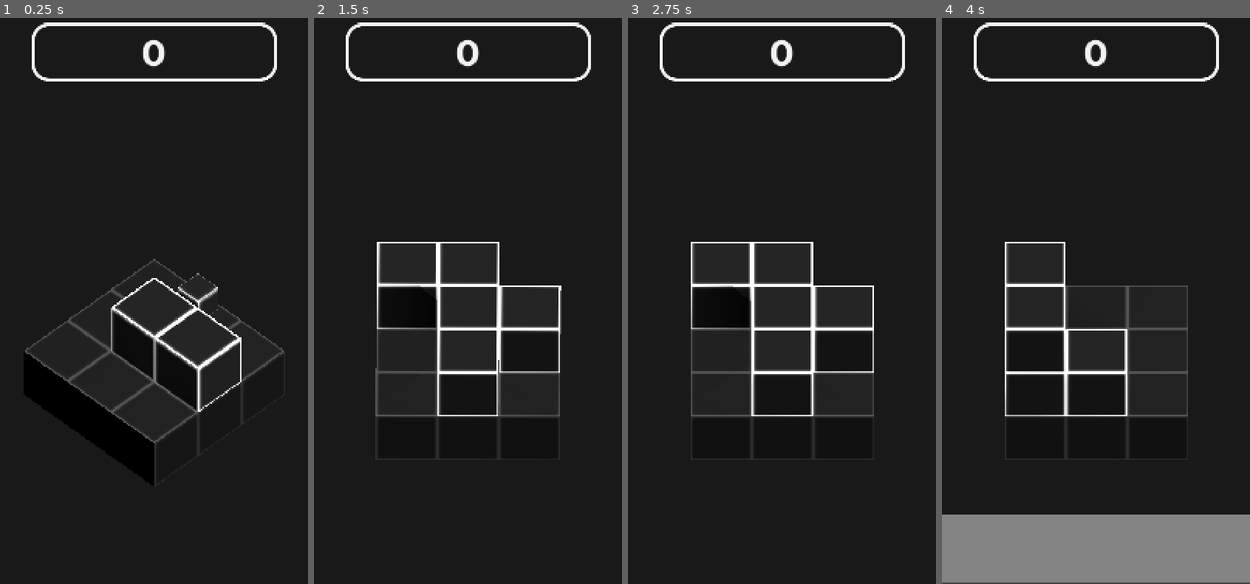
Above: before the commit, frames 1-4 (left to right).
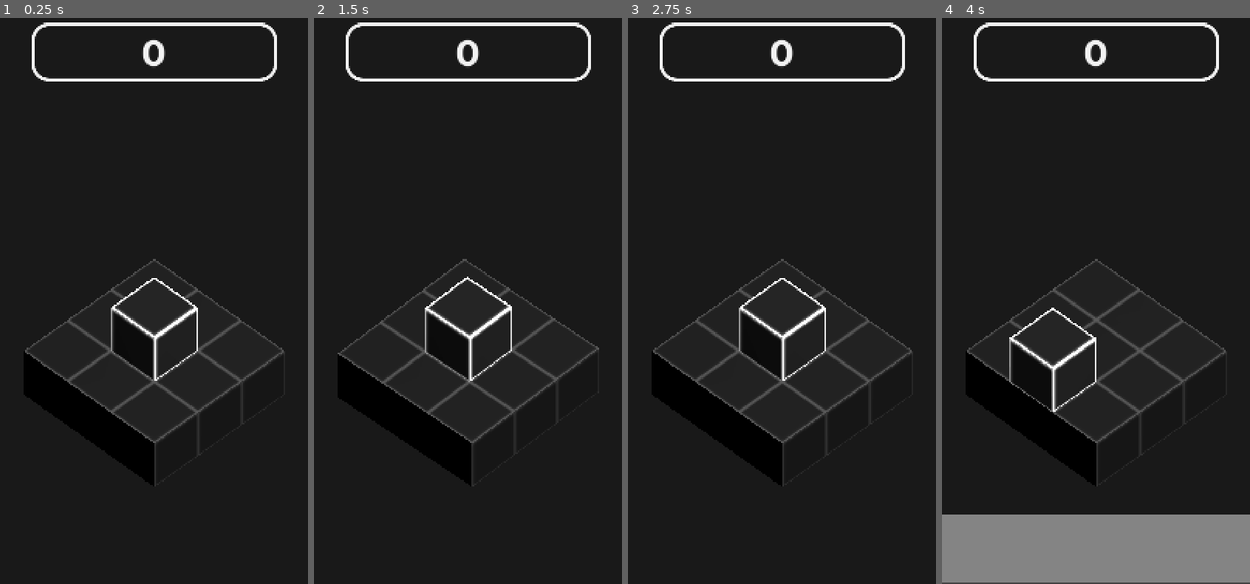
Above: after the commit, the same moments.

Repository: DoxX069/BlockBoxGodot
Game: Godot game, scene res://scenes/game.tscn
Two runs of this game, one before a commit and one after it. Both use one fixed random seed, a clock stepped at 60 frames per second and the inputs below.
Inputs (mouse positions are in pixels of both pictures, inside the frame that each line leads up to):
- Up to frame 1 (0.25 s): no input
- Up to frame 2 (1.5 s): move the mouse to (535, 261) at 0.52 s; press the mouse at (535, 261) at 0.53 s; tap Enter at 1.25 s; move the mouse to (406, 317) at 1.27 s; release the mouse at (406, 317) at 1.28 s; click (406, 317) at 1.35 s
- Up to frame 3 (2.75 s): tap Space at 2 s; move the mouse to (812, 159) at 2.02 s; press the mouse at (812, 159) at 2.03 s
- Up to frame 4 (4 s): tap Enter at 2.75 s; move the mouse to (1080, 408) at 2.77 s; release the mouse at (1080, 408) at 2.78 s; click (1080, 408) at 2.85 s; move the mouse to (1188, 374) at 3.52 s; press the mouse at (1188, 374) at 3.53 s

The runs differ from the first frame. In frame 1, 1.3% of the frame differs, in the area x 50-79%, y 45-70%; in frame 2, 7.4%, in the area x 7-93%, y 39-83%; in frame 3, 7.3%; in frame 4, 5.8%.

Commit message:
adding blocks

Diff:
--- a/project.godot
+++ b/project.godot
@@ -31,11 +31,6 @@
 
 project/assembly_name="BlockBox"
 
-[editor]
-
-version_control/plugin_name="GitPlugin"
-version_control/autoload_on_startup=true
-
 [gui]
 
 theme/custom="uid://dptnmxdt7dlk6"
@@ -45,6 +40,11 @@
 drag={
 "deadzone": 0.2,
 "events": [Object(InputEventMouseButton,"resource_local_to_scene":false,"resource_name":"","device":-1,"window_id":0,"a …(253 unchanged characters)…
+]
+}
+right_click={
+"deadzone": 0.2,
+"events": [Object(InputEventMouseButton,"resource_local_to_scene":false,"resource_name":"","device":-1,"window_id":0,"alt_pressed":false,"shift_pressed":false,"ctrl_pressed":false,"meta_pressed":false,"button_mask":2,"position":Vector2(1232, 20),"global_position":Vector2(1232, 77),"factor":1.0,"button_index":2,"canceled":false,"pressed":true,"double_click":false,"script":null)
 ]
 }
 
--- a/scripts/Block/block_manager.gd
+++ b/scripts/Block/block_manager.gd
@@ -15,15 +15,17 @@
 signal data_saved
 signal data_loaded
 
-var block_pos_ready := false
-
-@export var number_of_blocks: int = 5
+
+
+var number_of_blocks: int = 1
 
 @export var task_blocks: Node3D
 @export var build_blocks: Node3D
 
 @onready var block_scene: PackedScene = preload("res://scenes/Block/block.tscn")
 
+var current_inst: Block
+var current_inst_pos: Vector3
 var block_inst: Array = []
 var task_block_pos: Array = []
 var build_block_pos: Array = []
@@ -47,13 +49,50 @@
 # States
 
 func enter_state_new_block() ->void:
-	create_block_pos(number_of_blocks)
-	instantiate_block(number_of_blocks)
-	make_task_block()
-	spawn_animation()
+	task_block_pos.clear()
+	build_block_pos.clear()
+	task_valid_pos = [
+		Vector3(0,1,0),
+		Vector3(-1,1,0),Vector3(1,1,0),
+		Vector3(0,1,-1),Vector3(0,1,1),
+		Vector3(-1,1,-1),Vector3(1,1,1),
+		Vector3(1,1,-1),Vector3(-1,1,1)
+		]
+
+	build_valid_pos = [
+		Vector3(0,1,0),
+		Vector3(-1,1,0),Vector3(1,1,0),
+		Vector3(0,1,-1),Vector3(0,1,1),
+		Vector3(-1,1,-1),Vector3(1,1,1),
+		Vector3(1,1,-1),Vector3(-1,1,1)
+	]
+	for i in number_of_blocks:
+		create_block_pos()
+		instantiate_block()
+		spawn_animation()
+
+	print(" --- Task Blocks --- ")
+	for pos in task_block_pos:
+		print(pos)
+	print(" --- Build Blocks --- ")
+	for pos in build_block_pos:
+		print(pos)
 
 
 func state_new_block() ->void:
+	if swipe_up:
+		number_of_blocks += 1
+		create_block_pos()
+		instantiate_block()
+		spawn_animation()
+		swipe_up = false
+		print(" --- Task Blocks --- ")
+		for pos in task_block_pos:
+			print(pos)
+		print(" --- Build Blocks --- ")
+		for pos in build_block_pos:
+			print(pos)
+
 	if swipe_down:
 		state_machine.change_state(state_build)
 		swipe_down = false
@@ -139,6 +178,7 @@
 
 
 func leave_state_loose() ->void:
+	number_of_blocks = 1
 	remove_block()
 
 
@@ -152,42 +192,47 @@
 
 func make_task_block() ->void:
 	dragging_disabled = true
-	var counter := 0
+	var i := 0
 	for inst:Block in block_inst:
 		inst.collision_layer = 4
 		inst.collision_mask = 4 | 2
 		inst.is_task_block = true
 		inst.is_build_block = false
 		var current_tween := get_tree().create_tween().set_ease(Tween.EASE_IN_OUT).set_trans(Tween.TRANS_EXPO)
-		current_tween.tween_property(inst,"position",task_block_pos[counter],0.2)
-		counter += 1
+		current_tween.tween_property(inst,"position",task_block_pos[i],0.2)
+		i += 1
 	dragging_disabled = false
 
 
 func make_build_block() ->void:
 	dragging_disabled = true
-	var counter := 0
+	var i := 0
 	for inst:Block in block_inst:
 		inst.collision_layer = 1
 		inst.collision_mask = 1 | 2
 		inst.is_task_block = false
 		inst.is_build_block = true
 		var current_tween := get_tree().create_tween().set_ease(Tween.EASE_IN_OUT).set_trans(Tween.TRANS_EXPO)
-		current_tween.tween_property(inst,"position",build_block_pos[counter],0.2)
-		counter += 1
+		current_tween.tween_property(inst,"position",build_block_pos[i],0.2)
+		i += 1
 	dragging_disabled = false
 
 
-func instantiate_block(amount: int) ->void:
-	if block_pos_ready:
-		for i in amount:
-			# Task Block
-			update_task_valid_pos()
-			var instance: Block = block_scene.instantiate()
-			self.add_child(instance)
-			instance.name = "Block"+str(i)
-			instance.block_mesh.scale = Vector3(0,0,0)
-			block_inst.append(instance)
+func instantiate_block() ->void:
+	dragging_disabled = true
+	# Task Block
+	update_task_valid_pos()
+	var instance: Block = block_scene.instantiate()
+	self.add_child(instance)
+	instance.block_mesh.scale = Vector3(0,0,0)
+	instance.collision_layer = 4
+	instance.collision_mask = 4 | 2
+	instance.is_task_block = true
+	instance.is_build_block = false
+	instance.position = current_inst_pos
+	block_inst.append(instance)
+	current_inst = instance
+	dragging_disabled = false
 
 
 func remove_block() ->void:
@@ -197,13 +242,12 @@
 
 
 func spawn_animation() ->void:
-	for inst:Block in block_inst:
-		dragging_disabled = true
-		var current_tween := get_tree().create_tween().set_ease(Tween.EASE_OUT).set_trans(Tween.TRANS_SPRING)
-		current_tween.tween_property(inst.block_mesh,"scale",Vector3(1,1,1),0.1)
-		await current_tween.finished
-		current_tween.kill()
-		dragging_disabled = false
+	dragging_disabled = true
+	var current_tween := get_tree().create_tween().set_ease(Tween.EASE_OUT).set_trans(Tween.TRANS_SPRING)
+	current_tween.tween_property(current_inst.block_mesh,"scale",Vector3(1,1,1),0.1)
+	await current_tween.finished
+	current_tween.kill()
+	dragging_disabled = false
 
 
 func despawn_animation() ->void:
@@ -216,40 +260,17 @@
 		dragging_disabled = false
 
 
-func create_block_pos(amount:int) ->void:
-	task_block_pos.clear()
-	task_valid_pos = [
-		Vector3(0,1,0),
-		Vector3(-1,1,0),Vector3(1,1,0),
-		Vector3(0,1,-1),Vector3(0,1,1),
-		Vector3(-1,1,-1),Vector3(1,1,1),
-		Vector3(1,1,-1),Vector3(-1,1,1)
-		]
-	build_block_pos.clear()
-	build_valid_pos = [
-		Vector3(0,1,0),
-		Vector3(-1,1,0),Vector3(1,1,0),
-		Vector3(0,1,-1),Vector3(0,1,1),
-		Vector3(-1,1,-1),Vector3(1,1,1),
-		Vector3(1,1,-1),Vector3(-1,1,1)
-	]
-	for i in range(amount):
-		var new_task_pos: Vector3 = task_valid_pos.pick_random()
-		var new_build_pos: Vector3 = build_valid_pos.pick_random()
-		task_block_pos.append(new_task_pos)
-		build_block_pos.append(new_build_pos)
-
-		task_valid_pos.clear()
-		build_valid_pos.clear()
-		update_task_valid_pos()
-		update_build_valid_pos()
-	print(" --- Task Blocks --- ")
-	for pos in task_block_pos:
-		print(pos)
-	print(" --- Build Blocks --- ")
-	for pos in build_block_pos:
-		print(pos)
-	block_pos_ready = true
+func create_block_pos() ->void:
+	var new_task_pos: Vector3 = task_valid_pos.pick_random()
+	var new_build_pos: Vector3 = build_valid_pos.pick_random()
+	task_block_pos.append(new_task_pos)
+	build_block_pos.append(new_build_pos)
+	current_inst_pos = new_task_pos
+
+	task_valid_pos.clear()
+	build_valid_pos.clear()
+	update_task_valid_pos()
+	update_build_valid_pos()
 
 
 func update_task_block_pos(new_pos: Vector3, old_pos: Vector3 = Vector3()) ->void:
--- a/scripts/Camera/rotation_controller.gd
+++ b/scripts/Camera/rotation_controller.gd
@@ -49,7 +49,7 @@
 	if is_rotating == false:
 		var current_tween = get_tree().create_tween().set_ease(Tween.EASE_IN_OUT).set_trans(Tween.TRANS_BACK)
 		is_rotating = true
-		current_tween.tween_property(self,"rotation_degrees:y",snappedf(self.rotation_degrees.y, 45), 0.3)
+		current_tween.tween_property(self,"rotation_degrees:y",snappedf(self.rotation_degrees.y, 90), 0.3)
 		await current_tween.finished
 		is_rotating = false
 		current_rotation_angle = self.rotation_degrees.y
